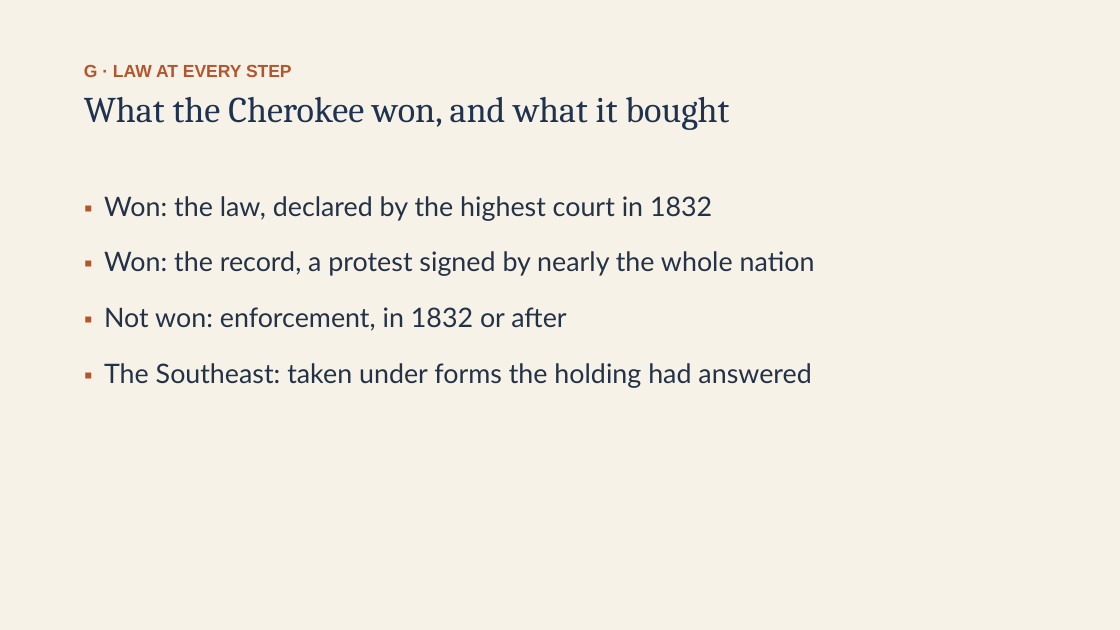
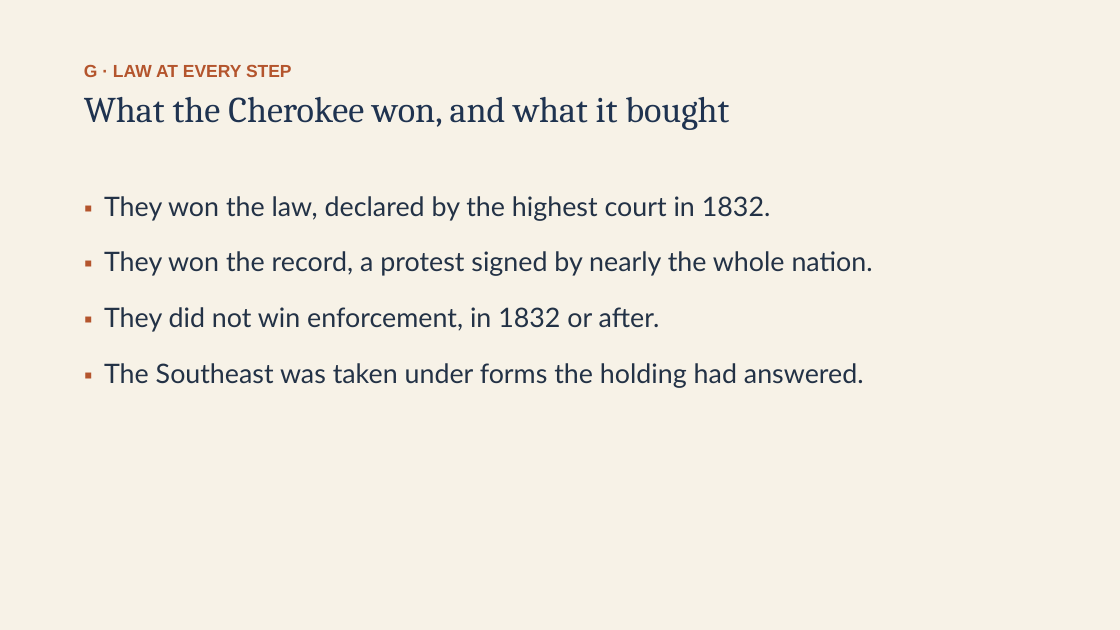
Before and after one commit to ab17gthb/humanities-curriculum-group, a slide deck: slide 24 of jackson-reform/lesson-02/lesson-02-slides.pptx. Drawn at 1120x630 pixels with LibreOffice and Linux fonts; fonts in the diff are those of the drawing. Boxes give left, top, right and bottom in pixels: in the first picture for what was removed or moved away, otherwise in the second. Text is boxed around its words. In the diff, an @@ line names an element or a change of style, - is before the commit and + after.

```diff
--- a/jackson-reform/lesson-02/lesson-02-slides.pptx
+++ b/jackson-reform/lesson-02/lesson-02-slides.pptx
@@ text at (x1=104, y1=196, x2=873, y2=388): text changed @@
-▪ Won: the law, declared by the highest court in 1832
-▪ Won: the record, a protest signed by nearly the whole nation
-▪ Not won: enforcement, in 1832 or after
-▪ The Southeast: taken under forms the holding had answered
+▪ They won the law, declared by the highest court in 1832.
+▪ They won the record, a protest signed by nearly the whole nation.
+▪ They did not win enforcement, in 1832 or after.
+▪ The Southeast was taken under forms the holding had answered.
```
Also in this commit, not shown: 10 other slides changed, 6 other files.
